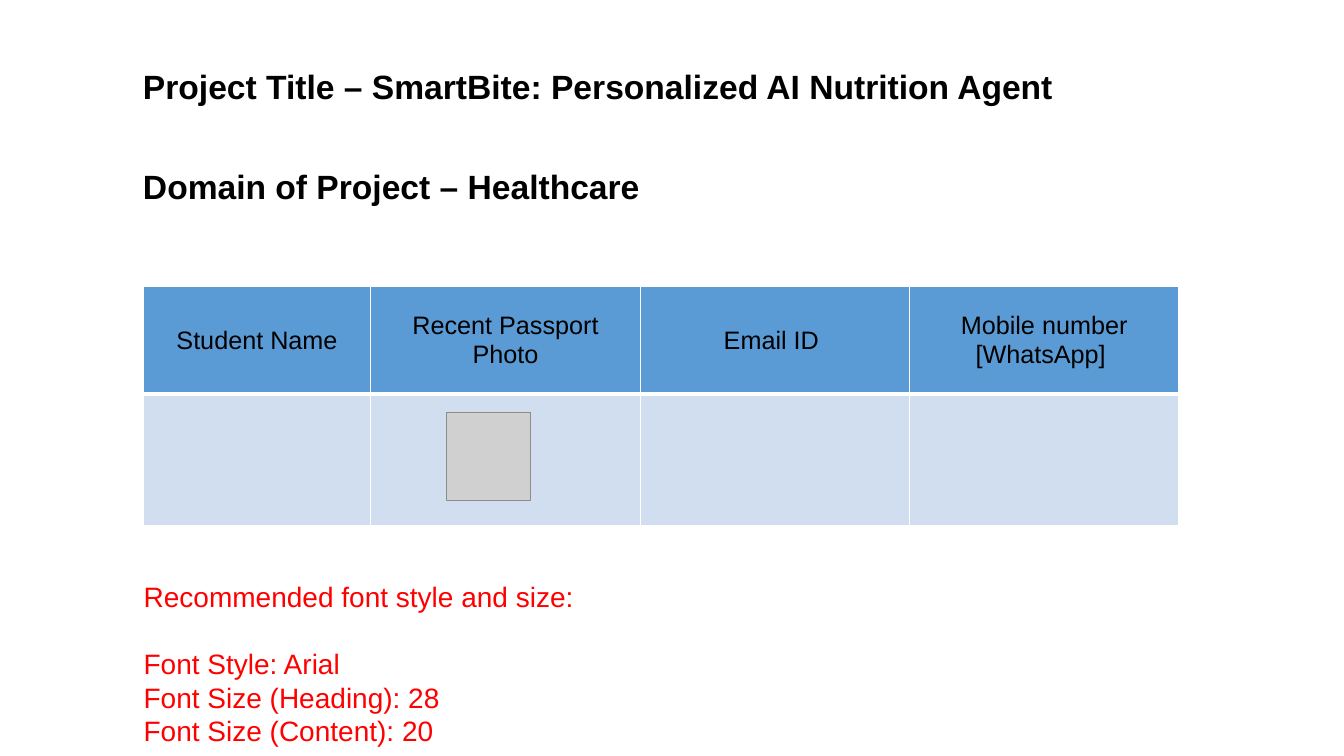
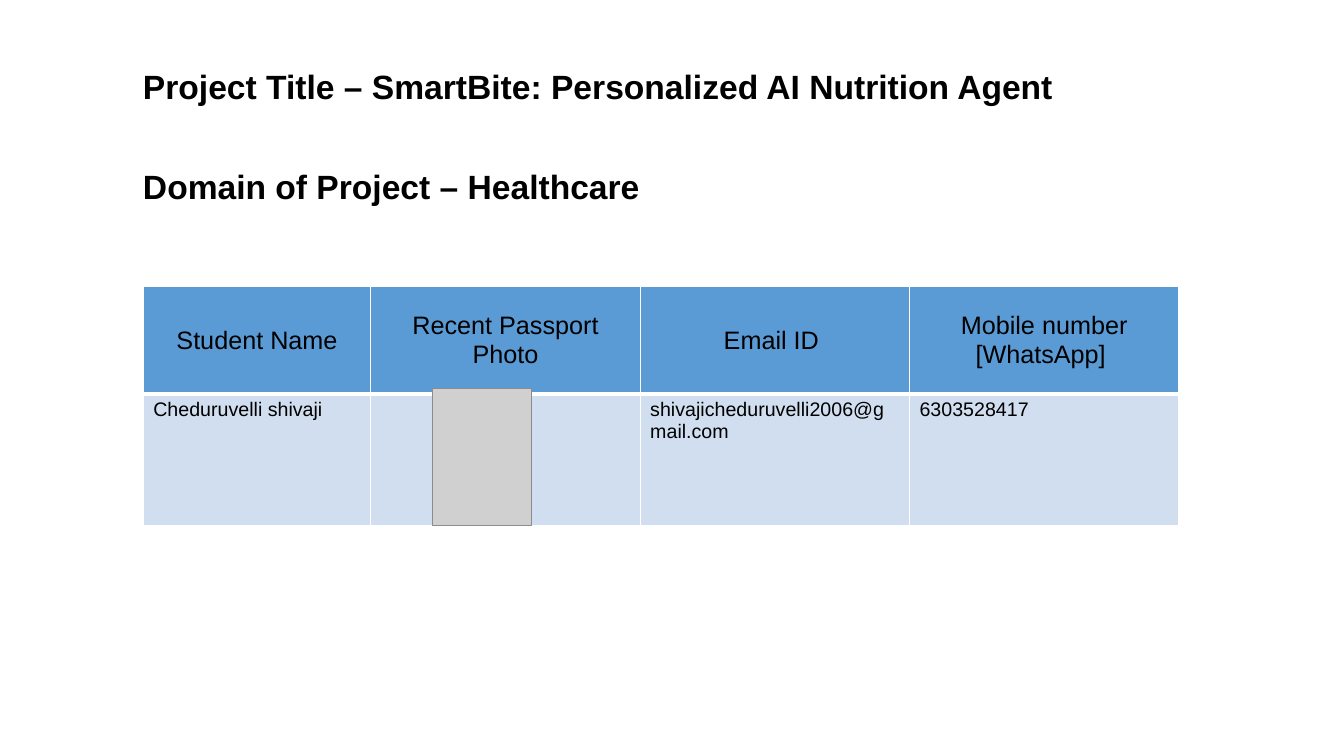
Before and after one commit to ChShivaji/smartbite-nutrition-agent, a slide deck: slide 2 of project_presentation.pptx. Drawn at 1344x756 pixels with LibreOffice and Linux fonts; fonts in the diff are those of the drawing; grey boxes stand for pictures. Boxes give left, top, right and bottom in pixels: in the first picture for what was removed or moved away, otherwise in the second. Text is boxed around its words. In the diff, an @@ line names an element or a change of style, - is before the commit and + after.

```diff
--- a/project_presentation.pptx
+++ b/project_presentation.pptx
@@ table at [143,286,1179,525] @@
-row 2:  |  |  | 
+row 2: Cheduruvelli shivaji |  | shivajicheduruvelli2006@gmail.com | 6303528417
@@ picture: place and size @@
-picture at [447,412,530,501]
+picture at [433,388,531,525]
@@ text removed at [144,586,574,747] @@
-Recommended font style and size:
-Font Style: Arial
-Font Size (Heading): 28
-Font Size (Content): 20
```
Also in this commit, not shown: 5 other slides changed, 1 slide added, 2 slides removed.
